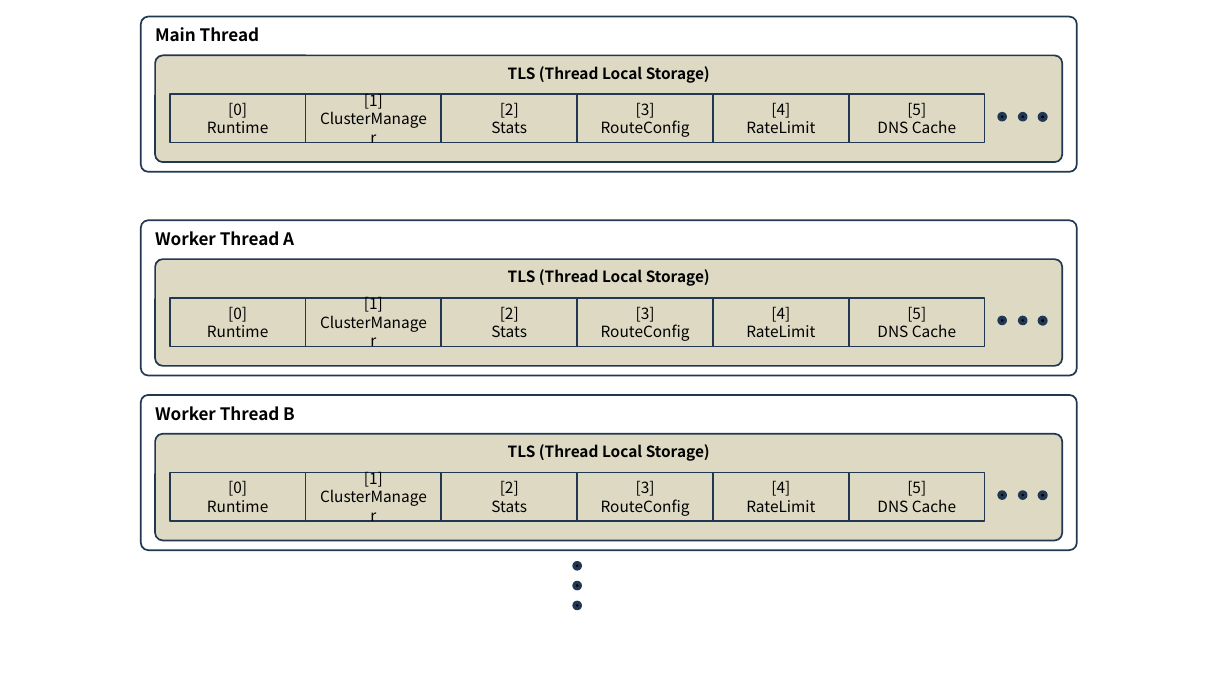
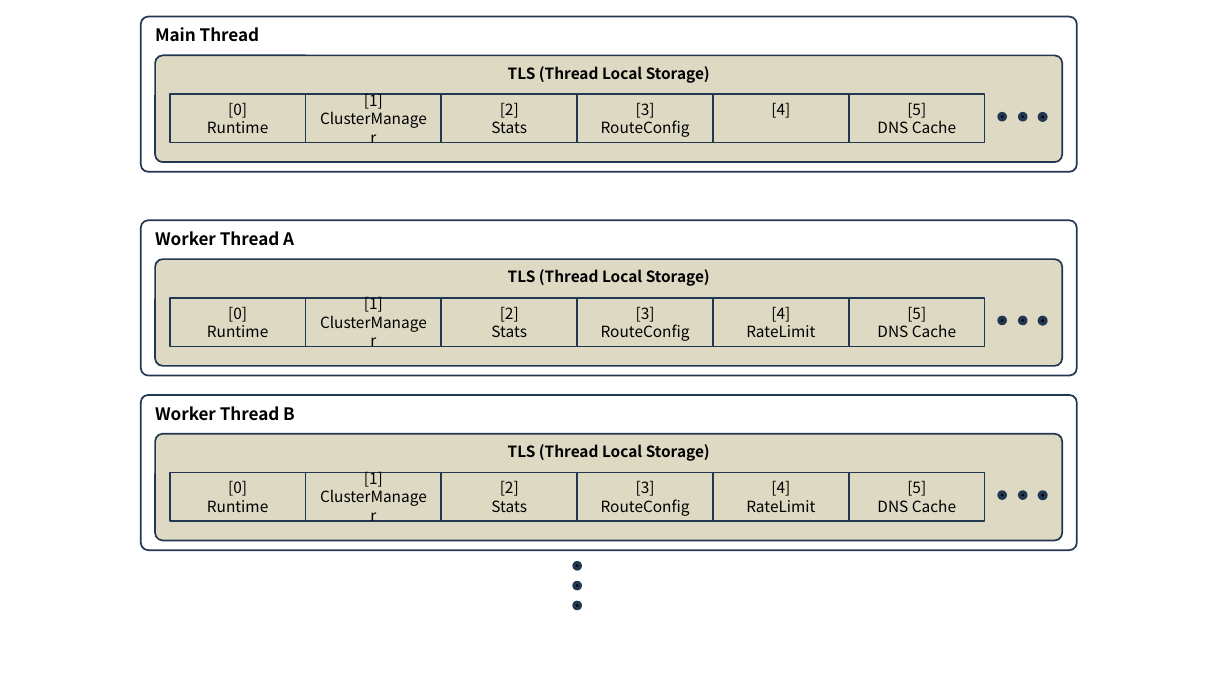
Before and after one commit to ssup2/blog-software, a slide deck: slide 7 of content/docs/theory-analysis/envoy-architecture/images/images.pptx (slide 2 before the commit). Drawn at 1232x693 pixels with LibreOffice and Linux fonts; fonts in the diff are those of the drawing. Boxes give left, top, right and bottom in pixels: in the first picture for what was removed or moved away, otherwise in the second. Text is boxed around its words. In the diff, an @@ line names an element or a change of style, - is before the commit and + after.

```diff
--- a/content/docs/theory-analysis/envoy-architecture/images/images.pptx
+++ b/content/docs/theory-analysis/envoy-architecture/images/images.pptx
@@ text in rectangle at (x1=746, y1=121, x2=815, y2=133): paragraph removed @@
-RateLimit
```
Also in this commit, not shown: 1 other slide changed, 3 slides added, 4 other files.
